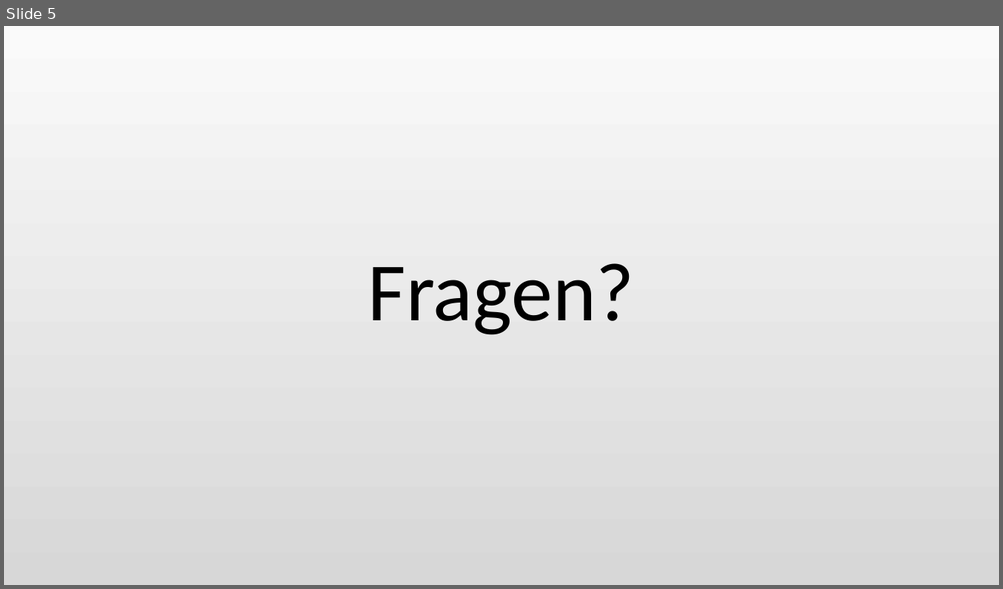
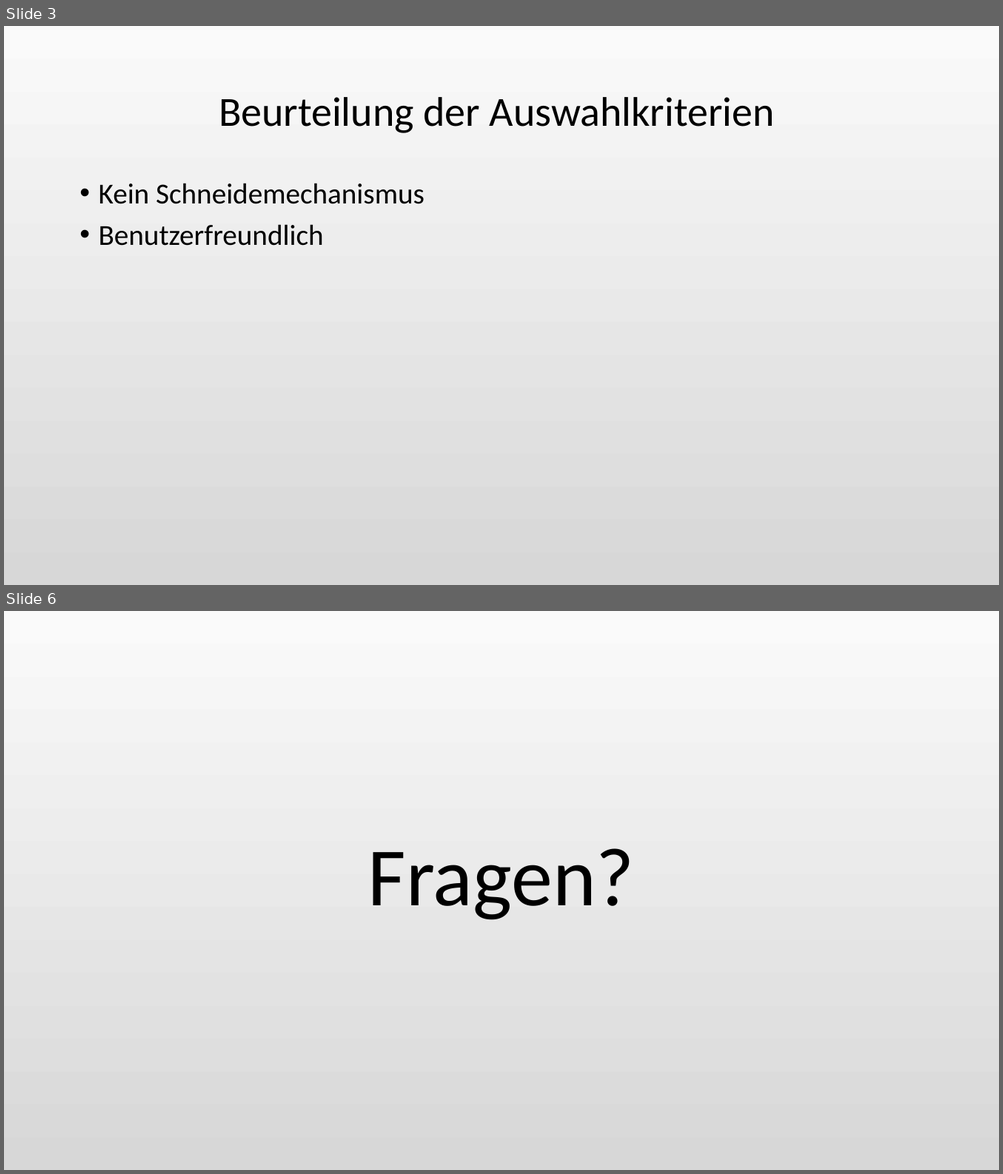
Before and after one commit to Katzenfuetterungsanlage/fuettr_prototype, a slide deck: Diplomarbeit/Powerpoint/Pichler.odp. Shown one above the other, each under a label of ours: slide 5 before the commit, slides 3 and 6 after it; the slides between them are not shown. The pictures are 1003x589 and 1003x1174 pixels, drawn with LibreOffice and Linux fonts; fonts in the diff are those of the drawing. Boxes give left, top, right and bottom in pixels: in the first picture for what was removed or moved away, otherwise in the second. Text is boxed around its words. In the diff, an @@ line names an element or a change of style, - is before the commit and + after.

```diff
--- a/Diplomarbeit/Powerpoint/Pichler.odp
+++ b/Diplomarbeit/Powerpoint/Pichler.odp
@@ slide 3 added at bbox=[4, 26, 999, 585], background gradient #FAFAFA to #D7D7D7 @@
@@ title added at bbox=[219, 97, 774, 133], 40 pt, text #000000 @@
+  Beurteilung der Auswahlkriterien
@@ text added at bbox=[99, 183, 424, 246], 28 pt, text #000000 @@
+• Kein Schneidemechanismus
+• Benutzerfreundlich
@@ what was slide 5 is now slide 6 @@
```
Also in this commit, not shown: 4 slides changed.
